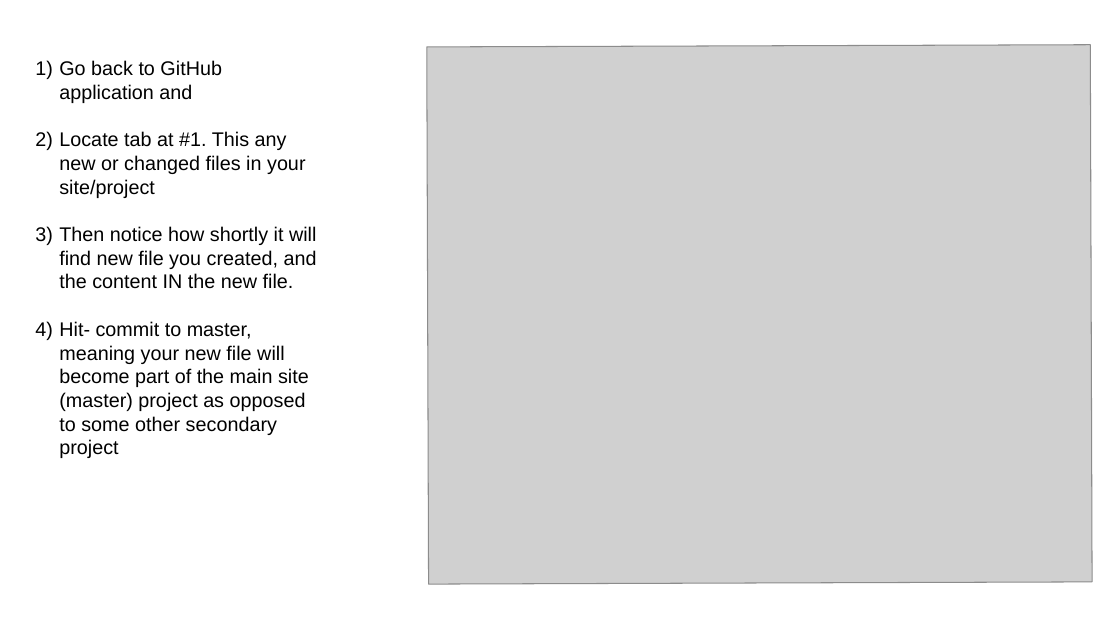
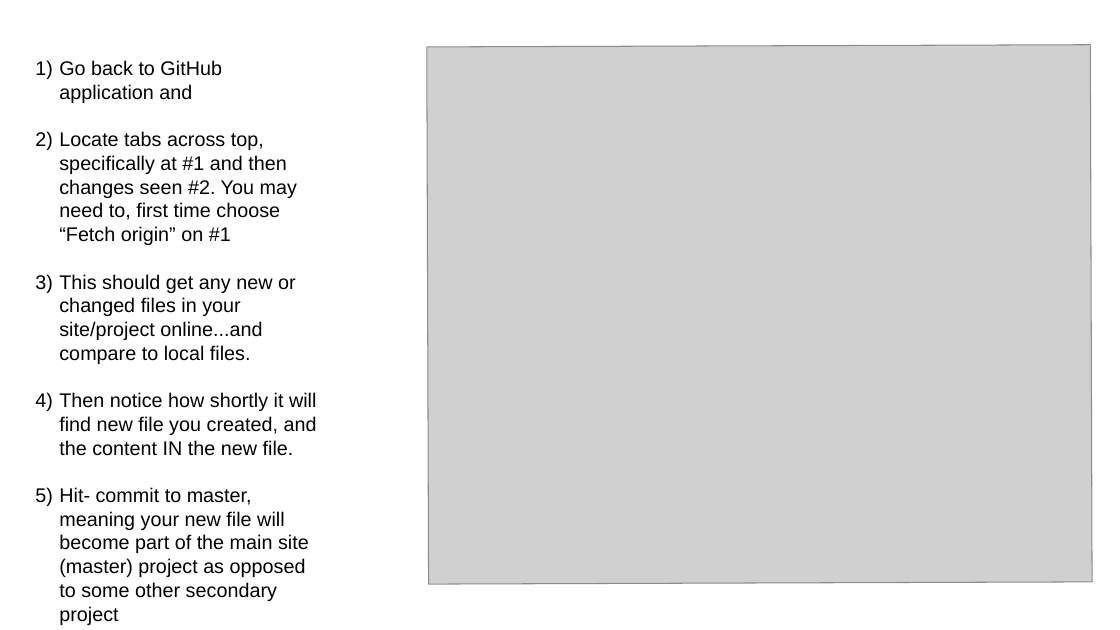
Before and after one commit to eastcoastwebops/eastcoastwebops.github.io, a slide deck: slide 10 of lessons/github-desktop.pptx. Drawn at 1120x630 pixels with LibreOffice and Linux fonts; fonts in the diff are those of the drawing; grey boxes stand for pictures. Boxes give left, top, right and bottom in pixels: in the first picture for what was removed or moved away, otherwise in the second. Text is boxed around its words. In the diff, an @@ line names an element or a change of style, - is before the commit and + after.

```diff
--- a/lessons/github-desktop.pptx
+++ b/lessons/github-desktop.pptx
@@ text at [59, 131, 297, 364]: text changed @@
-2) Locate tab at #1. This any new or changed files in your site/project
+2) Locate tabs across top, specifically at #1 and then changes seen #2. You may need to, first time choose “Fetch origin” on #1
+3) This should get any new or changed files in your site/project online...and compare to local files.
```
Also in this commit, not shown: 9 other files.
